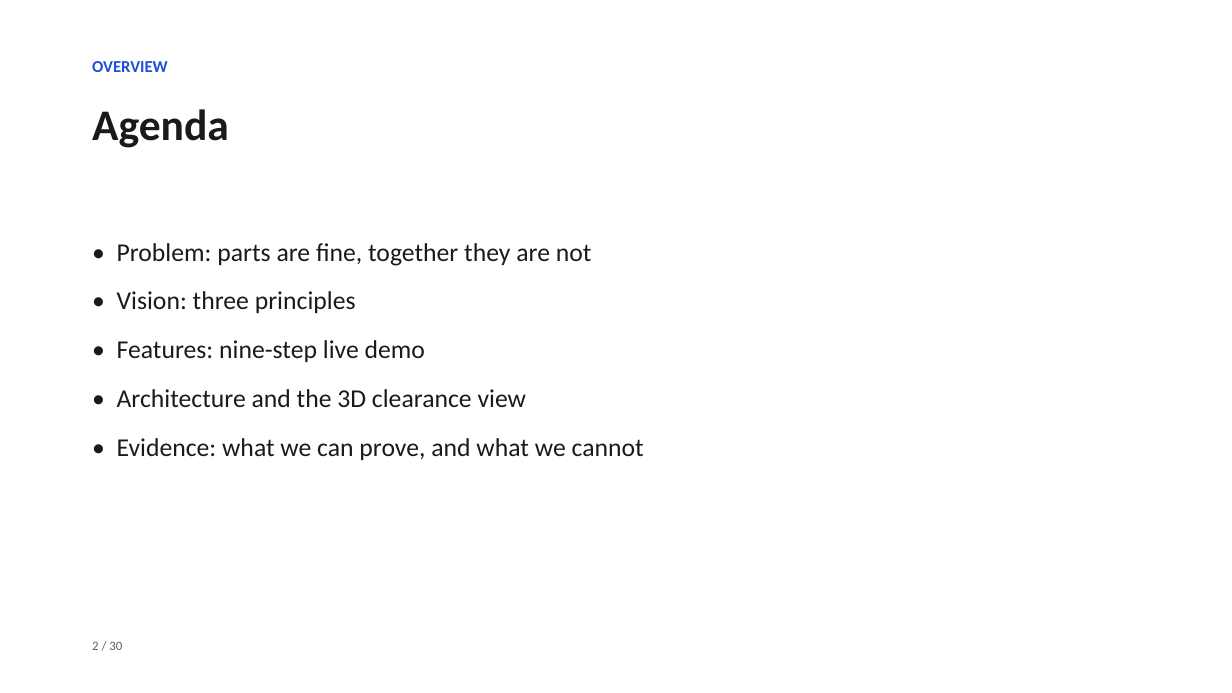
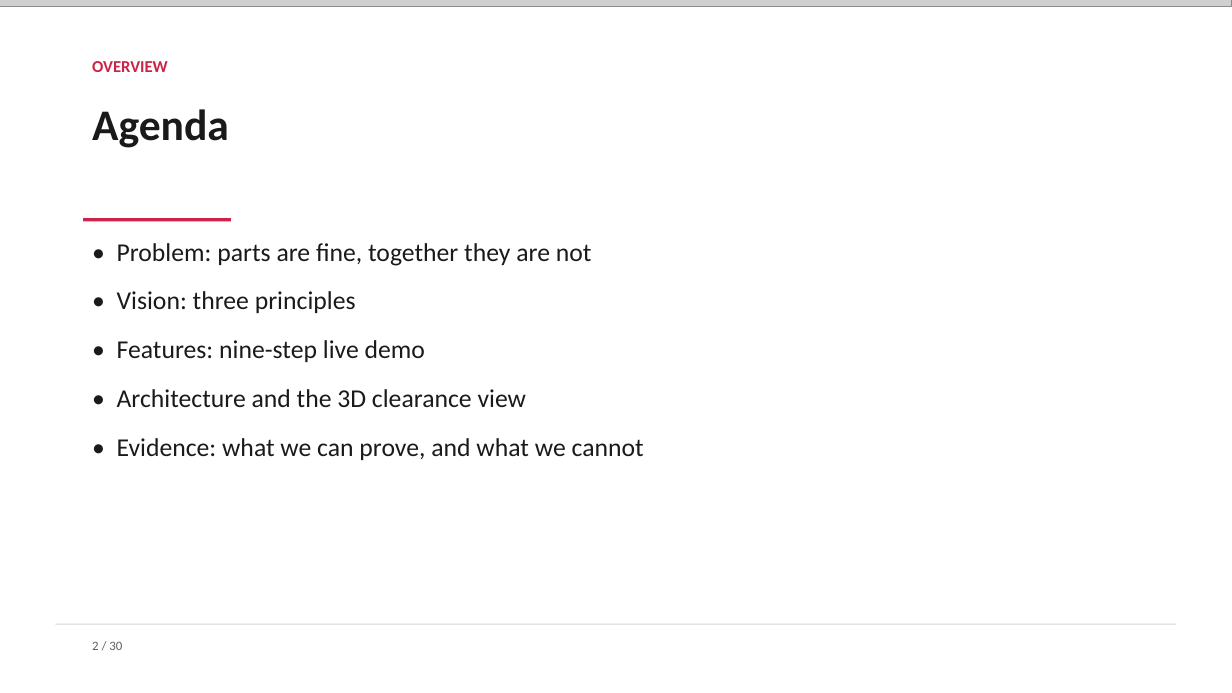
Before and after one commit to pc-buildmate/pcbuildmate, a slide deck: slide 2 of materials/source/Defense_Deck.pptx. Drawn at 1232x693 pixels with LibreOffice and Linux fonts; fonts in the diff are those of the drawing; grey boxes stand for pictures. Boxes give left, top, right and bottom in pixels: in the first picture for what was removed or moved away, otherwise in the second. Text is boxed around its words. In the diff, an @@ line names an element or a change of style, - is before the commit and + after.

```diff
--- a/materials/source/Defense_Deck.pptx
+++ b/materials/source/Defense_Deck.pptx
@@ picture added at <box>0,0,1232,6</box> @@
@@ text "OVERVIEW" at <box>92,61,168,72</box>: text colour #1F4ED8 to #CD2249 @@
@@ rectangle added at <box>83,218,231,222</box>, fill #CD2249 @@
@@ rectangle added at <box>55,624,1177,625</box>, fill #D0D5DD @@
```
Also in this commit, not shown: 29 other slides changed.
